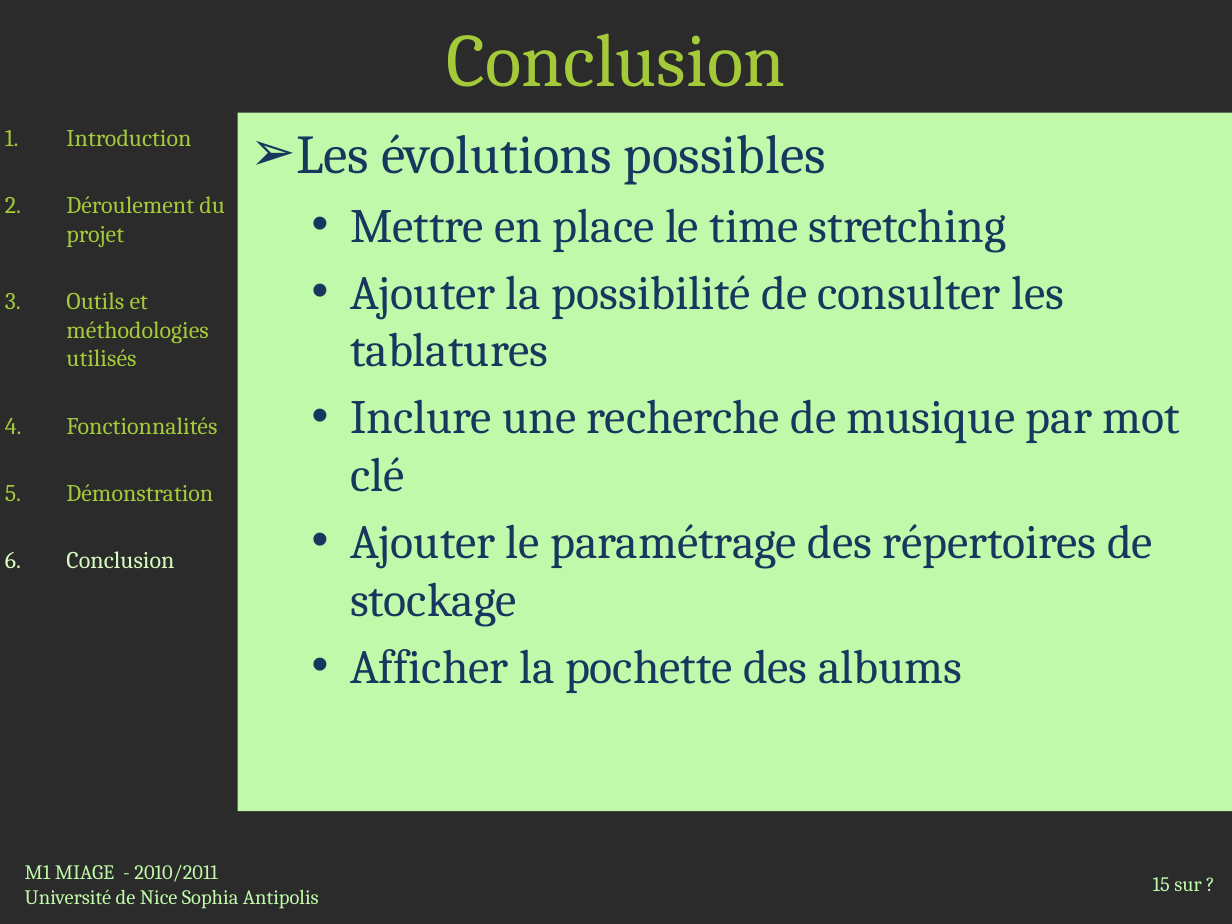
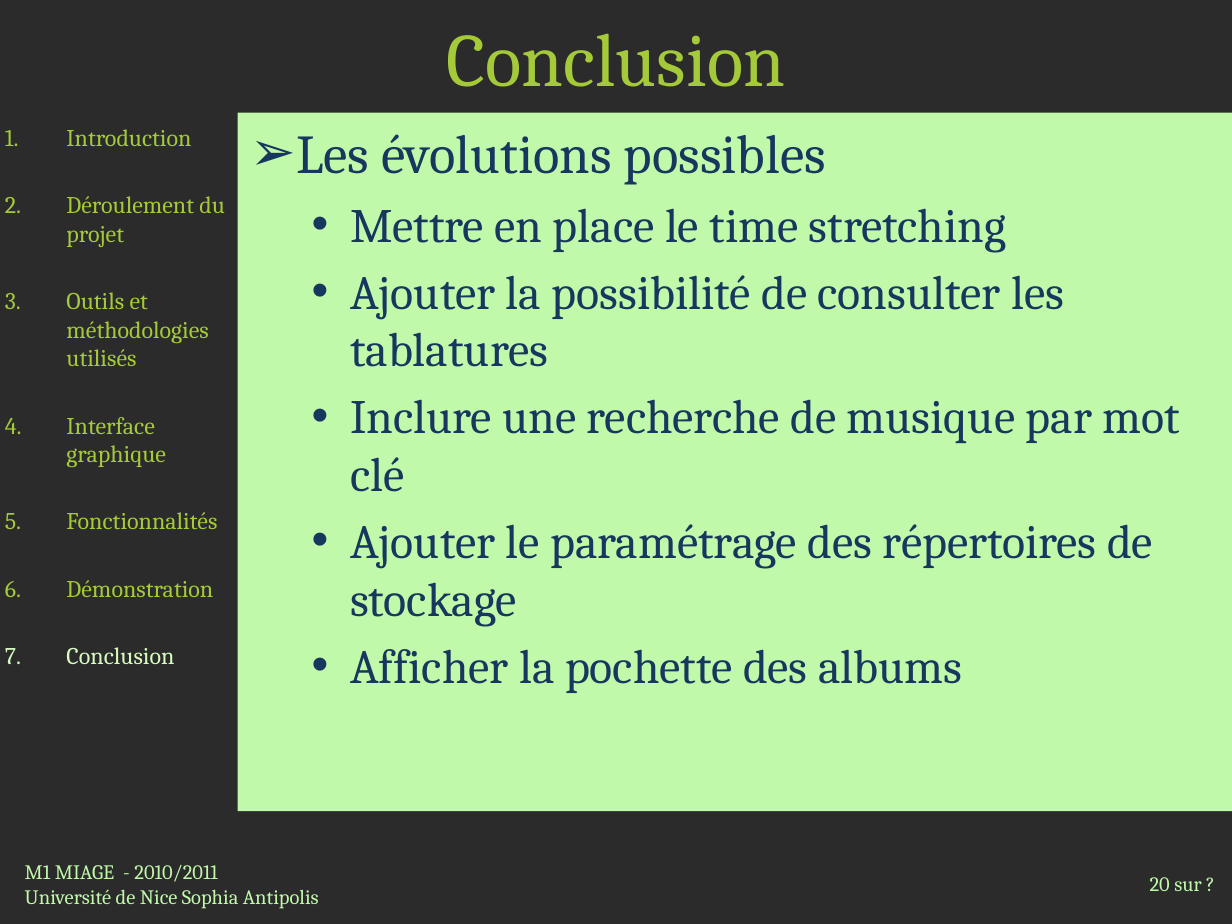
Before and after one commit to jlespagnard/android-advanced-player, a slide deck: slide 20 of AAP/docs/Presentation.pptx (slide 15 before the commit). Drawn at 1232x924 pixels with LibreOffice and Linux fonts; fonts in the diff are those of the drawing; background and template pictures are left out; a plain dark background stands for a picture behind light text. Boxes give left, top, right and bottom in pixels: in the first picture for what was removed or moved away, otherwise in the second. Text is boxed around its words. In the diff, an @@ line names an element or a change of style, - is before the commit and + after.

```diff
--- a/AAP/docs/Presentation.pptx
+++ b/AAP/docs/Presentation.pptx
@@ text at box(66, 417, 165, 467): paragraph added @@
+4. Interface graphique
@@ page number at box(1150, 877, 1201, 891): text changed @@
-15 sur ?
+20 sur ?
```
Also in this commit, not shown: 13 other slides changed, 5 slides added, 2 other files.
